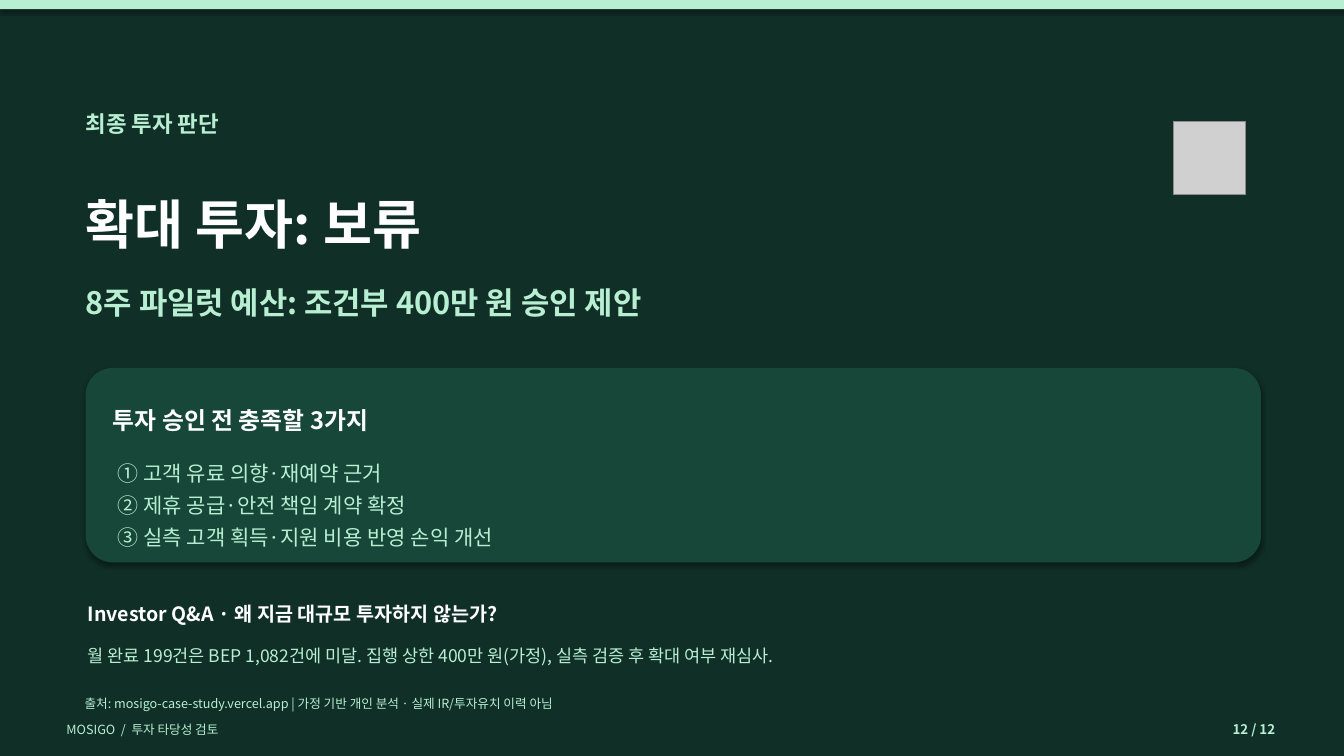
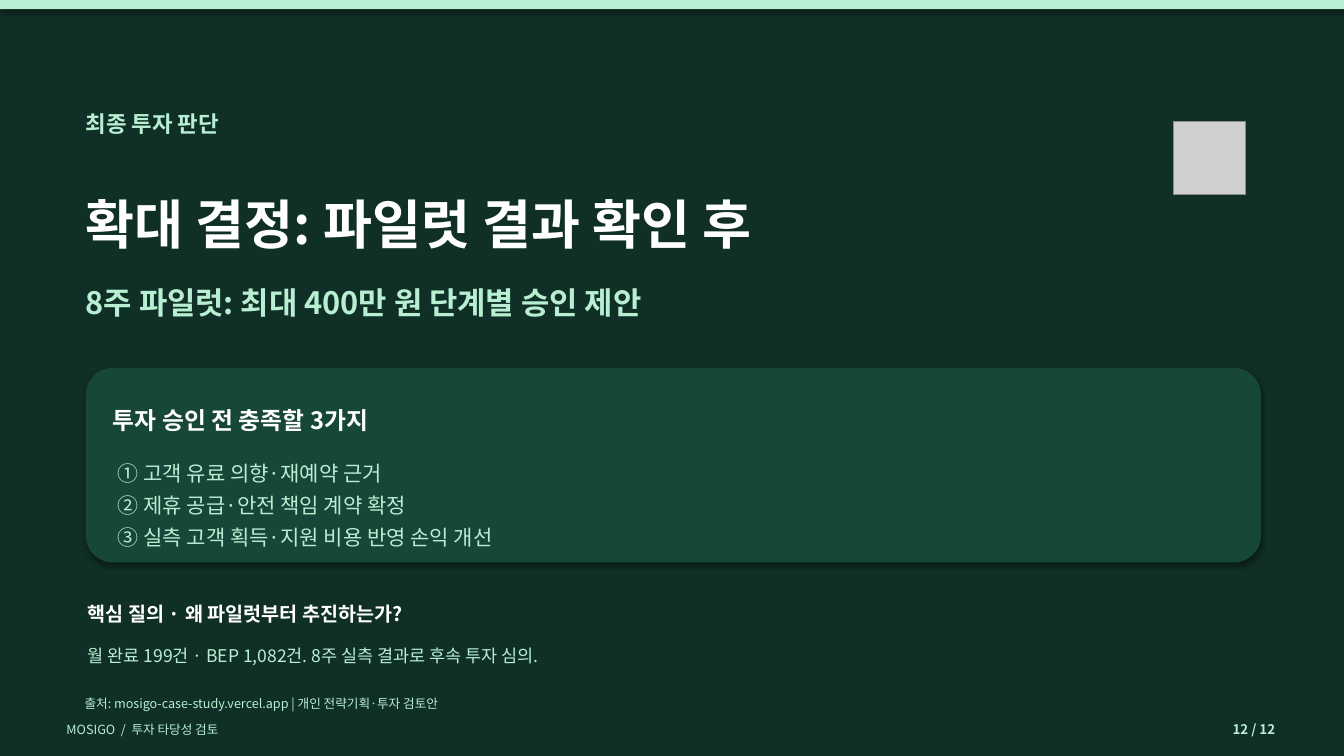
Before and after one commit to dohyunkimmm/mosigo-case-study, a slide deck: slide 12 of downloads/MOSIGO_IR_Investment_Review_12slides.pptx. Drawn at 1344x756 pixels with LibreOffice and Linux fonts; fonts in the diff are those of the drawing; grey boxes stand for pictures. Boxes give left, top, right and bottom in pixels: in the first picture for what was removed or moved away, otherwise in the second. Text is boxed around its words. In the diff, an @@ line names an element or a change of style, - is before the commit and + after.

```diff
--- a/downloads/MOSIGO_IR_Investment_Review_12slides.pptx
+++ b/downloads/MOSIGO_IR_Investment_Review_12slides.pptx
@@ text at bbox=[86, 199, 751, 249]: text changed @@
-확대 투자: 보류
+확대 결정: 파일럿 결과 확인 후
@@ text at bbox=[86, 288, 642, 317]: text changed @@
-8주 파일럿 예산: 조건부 400만 원 승인 제안
+8주 파일럿: 최대 400만 원 단계별 승인 제안
@@ text at bbox=[88, 604, 403, 623]: text changed @@
-Investor Q&A · 왜 지금 대규모 투자하지 않는가?
+핵심 질의 · 왜 파일럿부터 추진하는가?
@@ text at bbox=[88, 647, 539, 665]: text changed @@
-월 완료 199건은 BEP 1,082건에 미달. 집행 상한 400만 원(가정), 실측 검증 후 확대 여부 재심사.
+월 완료 199건 · BEP 1,082건. 8주 실측 결과로 후속 투자 심의.
@@ text at bbox=[85, 697, 438, 711]: text changed @@
-출처: mosigo-case-study.vercel.app | 가정 기반 개인 분석 · 실제 IR/투자유치 이력 아님
+출처: mosigo-case-study.vercel.app | 개인 전략기획·투자 검토안
```
Also in this commit, not shown: 11 other slides changed, 25 other files.
